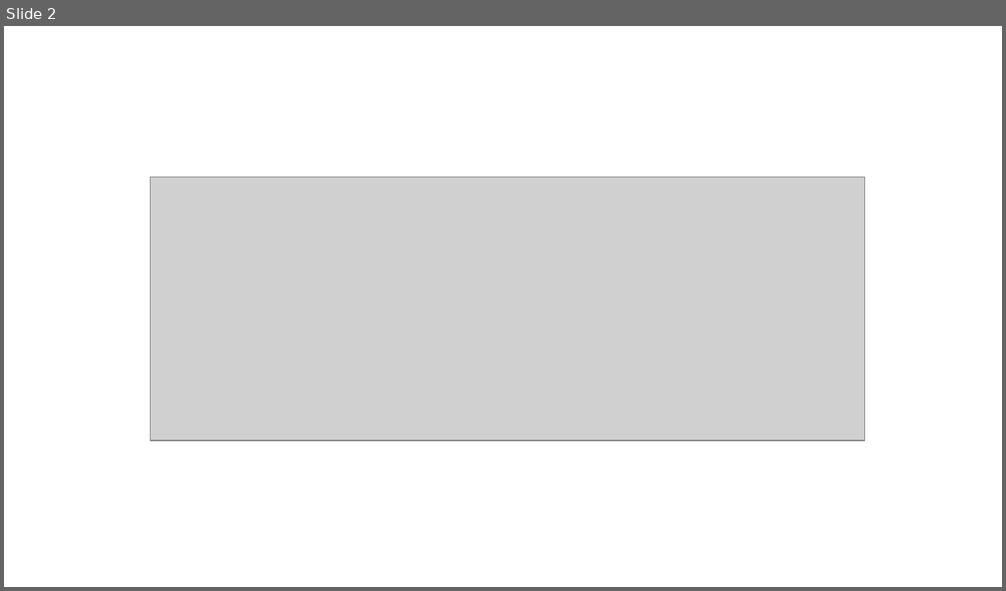
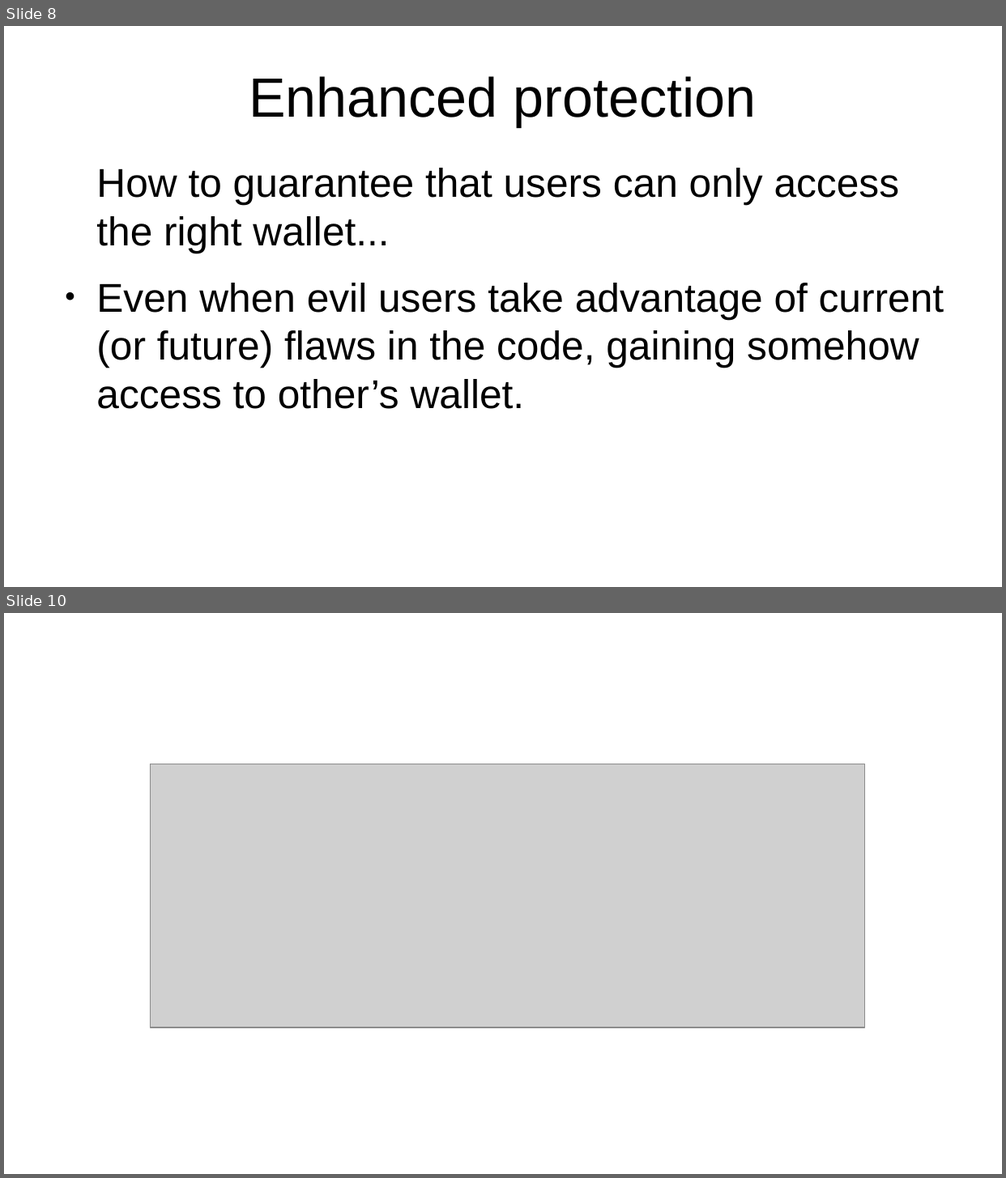
Before and after one commit to root1m3/morello, a slide deck: doc/comparmentalization.odp. Shown one above the other, each under a label of ours: slide 2 before the commit, slides 8 and 10 after it; the slides between them are not shown. The pictures are 1006x591 and 1006x1178 pixels, drawn with LibreOffice and Linux fonts; fonts in the diff are those of the drawing; grey boxes stand for pictures. Boxes give left, top, right and bottom in pixels: in the first picture for what was removed or moved away, otherwise in the second. Text is boxed around its words. In the diff, an @@ line names an element or a change of style, - is before the commit and + after.

```diff
--- a/doc/comparmentalization.odp
+++ b/doc/comparmentalization.odp
@@ slide 8 added at <box>4,26,1002,587</box>, background #FFFFFF @@
@@ title added at <box>249,76,756,127</box>, 44 pt, text #000000 @@
+Enhanced protection
@@ text added at <box>96,168,944,409</box>, 32 pt, text #000000 @@
+How to guarantee that users can only access the right wallet...
+● Even when evil users take advantage of current (or future) flaws in the code, gaining somehow access to other’s wallet.
@@ what was slide 2 is now slide 10 @@
```
Also in this commit, not shown: 1 slide changed, 11 other slides added.
